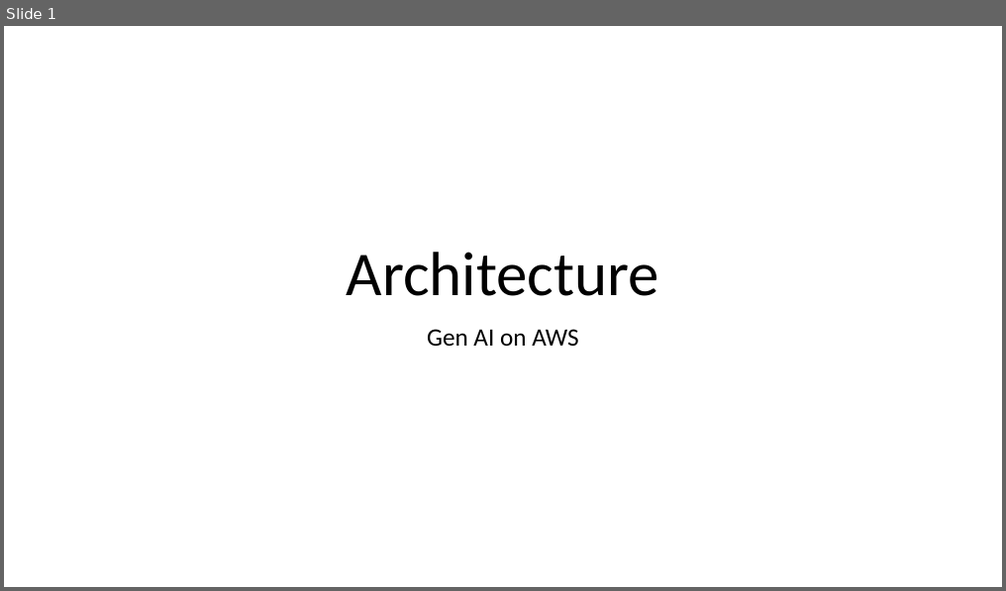
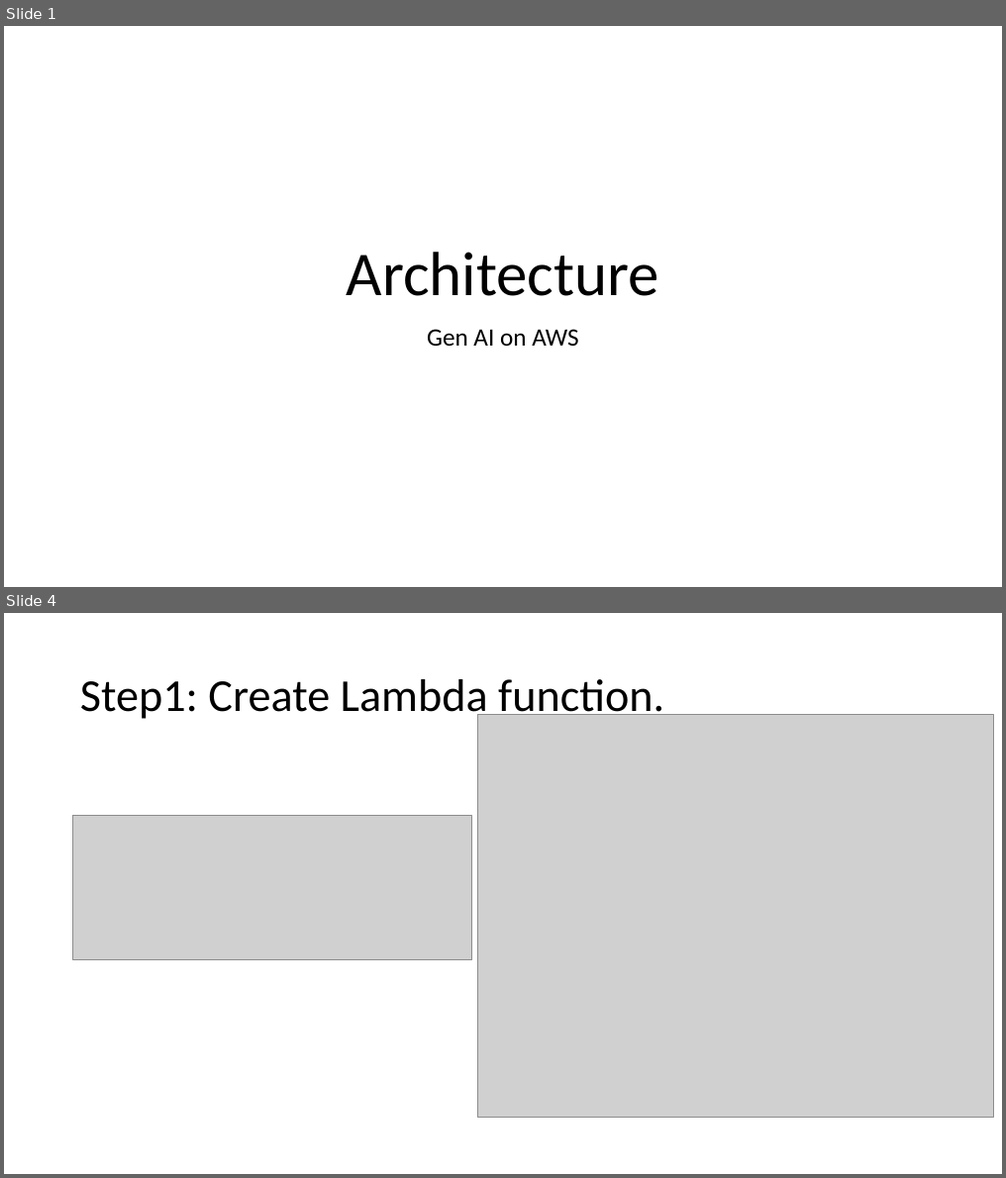
Before and after one commit to shubh2ds/gen-ai-app-aws, a slide deck: Architecture/gen-ai-app-architecture.pptx. Shown one above the other, each under a label of ours: slide 1 before the commit, slides 1 and 4 after it; the slides between them are not shown. The pictures are 1006x591 and 1006x1178 pixels, drawn with LibreOffice and Linux fonts; fonts in the diff are those of the drawing; grey boxes stand for pictures. Boxes give left, top, right and bottom in pixels: in the first picture for what was removed or moved away, otherwise in the second. Text is boxed around its words. In the diff, an @@ line names an element or a change of style, - is before the commit and + after.

Commit message:
Gen AI scalable APP backend Developed on AWS using bedrock,lambda,s3 and api gateway service and routing done for dev stage.

```diff
--- a/Architecture/gen-ai-app-architecture.pptx
+++ b/Architecture/gen-ai-app-architecture.pptx
@@ slide 4 added at (x1=4, y1=613, x2=1002, y2=1174), background #FFFFFF @@
@@ title added at (x1=80, y1=679, x2=664, y2=723), 44 pt, text #000000 @@
+Step1: Create Lambda function.
@@ picture added at (x1=478, y1=715, x2=994, y2=1118) @@
@@ picture added at (x1=73, y1=815, x2=472, y2=959) @@
```
Also in this commit, not shown: 1 slide changed, 12 other slides added, 4 other files.
